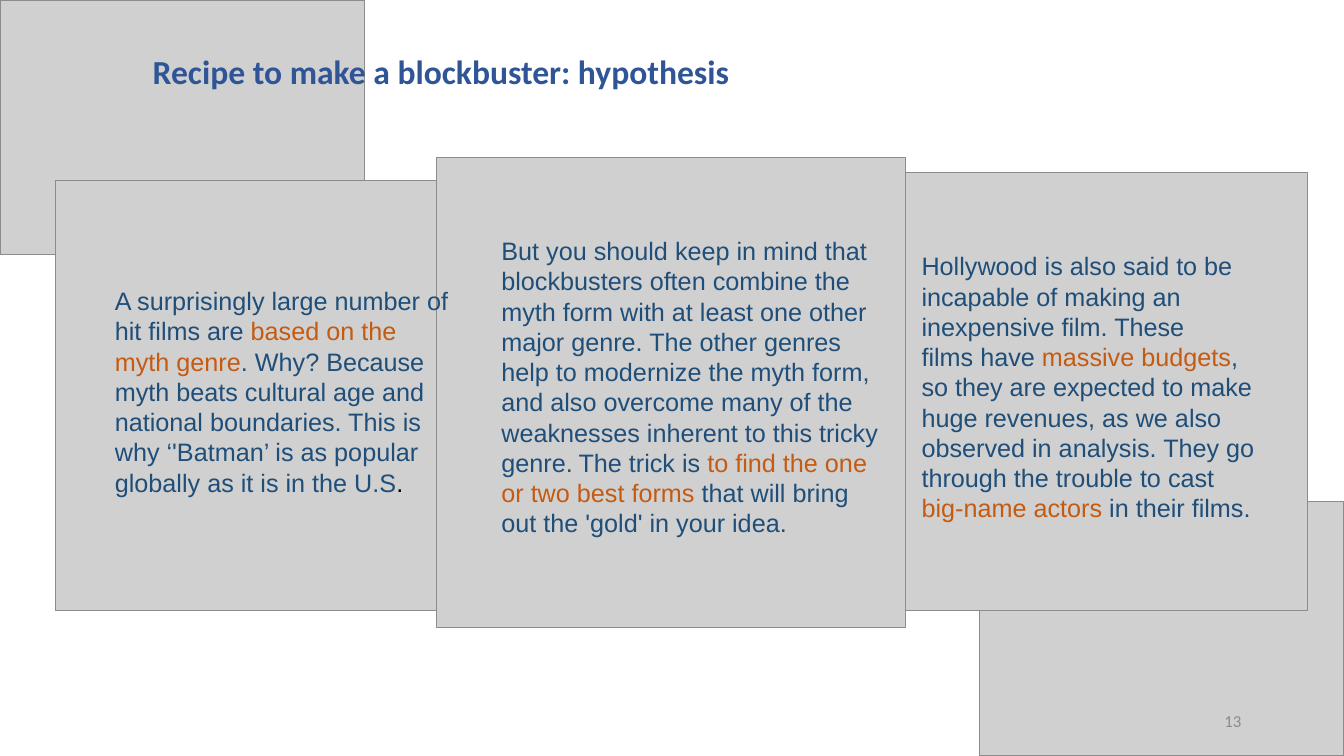
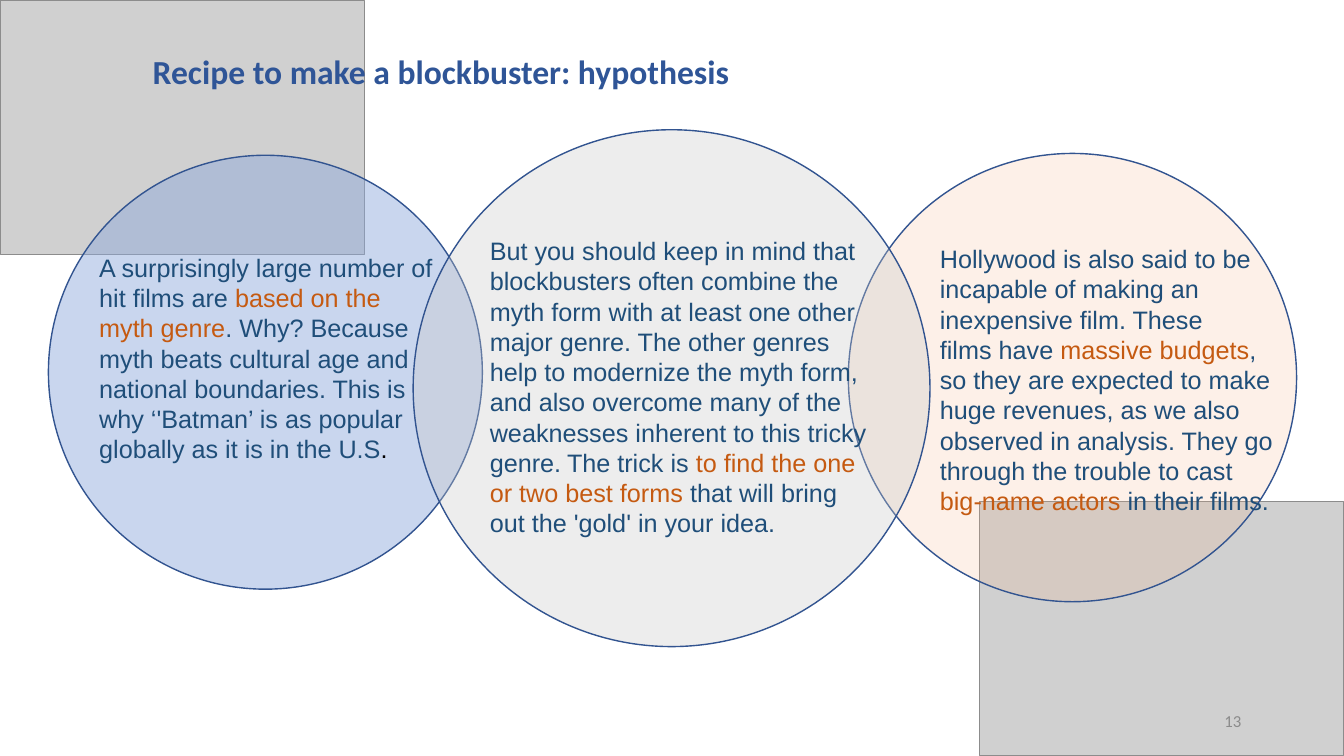
Before and after one commit to natalipivnitskaya/Movie_Meta_Data_Analysis, a slide deck: slide 13 of presentation/Presentation1.pptx. Drawn at 1344x756 pixels with LibreOffice and Linux fonts; fonts in the diff are those of the drawing; grey boxes stand for pictures. Boxes give left, top, right and bottom in pixels: in the first picture for what was removed or moved away, otherwise in the second. Text is boxed around its words. In the diff, an @@ line names an element or a change of style, - is before the commit and + after.

Commit message:
Presentation updated

```diff
--- a/presentation/Presentation1.pptx
+++ b/presentation/Presentation1.pptx
@@ background #FFFFFF to #FFFFFF at 69% opacity @@
@@ ellipse added at <box>413,130,931,647</box>, fill #C9C9C9 at 33% opacity, outline #325491 1 pt @@
@@ ellipse added at <box>48,155,482,589</box>, fill #8FAADC at 48% opacity, outline #325491 1 pt @@
@@ picture removed at <box>437,157,906,627</box> @@
@@ ellipse added at <box>849,153,1298,602</box>, fill #F4B183 at 18% opacity, outline #325491 1 pt @@
@@ picture removed at <box>868,172,1308,611</box> @@
@@ picture removed at <box>55,180,486,611</box> @@
@@ text "But you should keep in ...": place and size @@
-text "But you should keep in ..." at <box>501,241,878,537</box>
+text "But you should keep in ..." at <box>490,241,867,538</box>
@@ text "Hollywood is also said to ...": place and size @@
-text "Hollywood is also said to ..." at <box>922,256,1254,522</box>
+text "Hollywood is also said to ..." at <box>940,249,1273,516</box>
@@ text "A surprisingly large number of ...": place and size @@
-text "A surprisingly large number of ..." at <box>115,290,448,497</box>
+text "A surprisingly large number of ..." at <box>99,258,432,463</box>
```
Also in this commit, not shown: 1 other slide changed, 1 slide removed, 6 other files.
